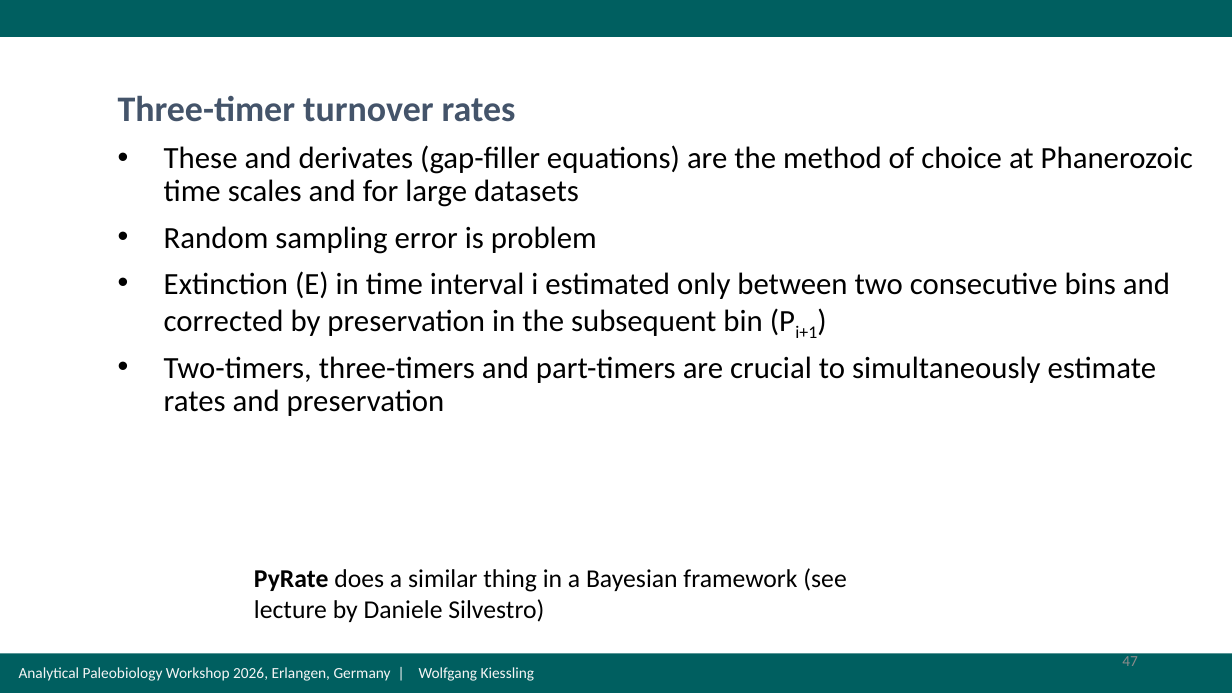
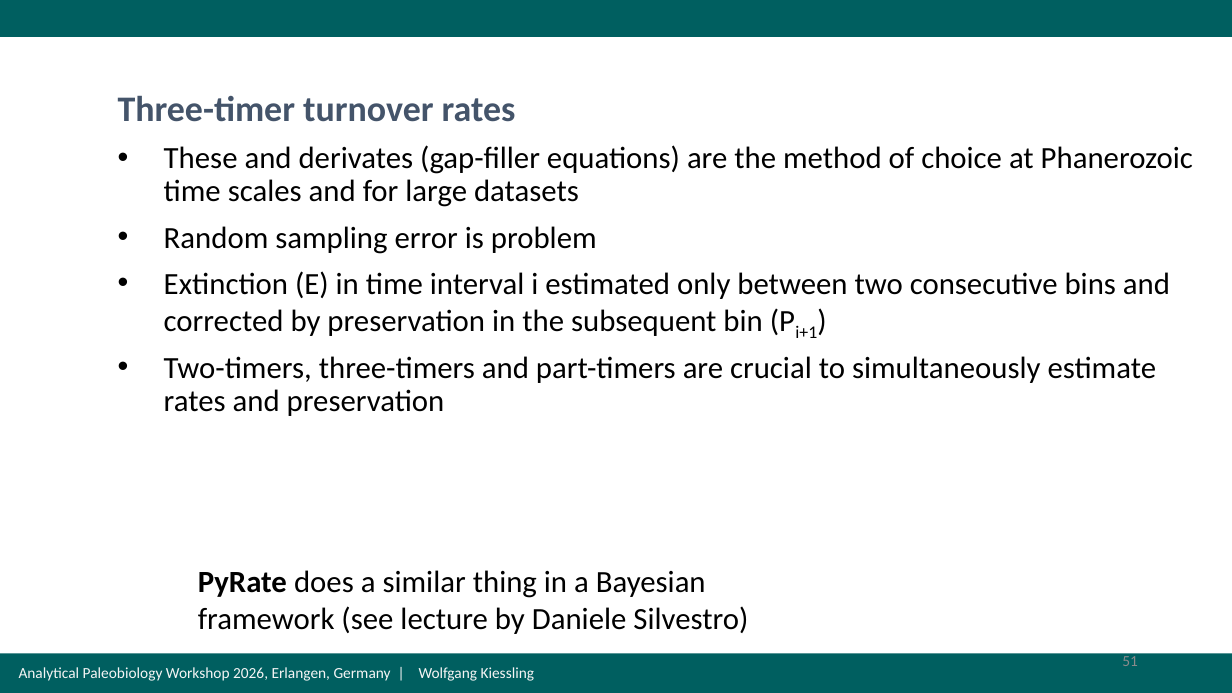
Before and after one commit to FAU-Paleo/apw_2026, a slide deck: slide 51 of docs/data/paleodiversity/Day3_Wolfgang/GlobalDiversity2026.pptx (slide 47 before the commit). Drawn at 1232x693 pixels with LibreOffice and Linux fonts; fonts in the diff are those of the drawing. Boxes give left, top, right and bottom in pixels: in the first picture for what was removed or moved away, otherwise in the second. Text is boxed around its words. In the diff, an @@ line names an element or a change of style, - is before the commit and + after.

```diff
--- a/docs/data/paleodiversity/Day3_Wolfgang/GlobalDiversity2026.pptx
+++ b/docs/data/paleodiversity/Day3_Wolfgang/GlobalDiversity2026.pptx
@@ text "PyRate does a similar thing ..." moved from (x1=254, y1=568, x2=846, y2=622) to (x1=198, y1=570, x2=748, y2=634) @@
@@ text "PyRate does a similar thing ..." at (x1=198, y1=570, x2=748, y2=634): size 20 to 24 pt @@
@@ page number at (x1=1122, y1=653, x2=1138, y2=666): text changed @@
-47
+51
```
Also in this commit, not shown: 6 other slides changed, 5 slides added.
